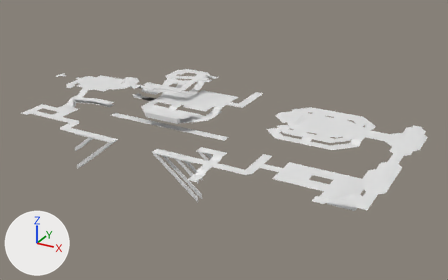
One commit to the FBX model Assets/Meshes/Environment/ModularKits/Encounter_001/Encounter_001_Floor_BaseMesh.fbx: the scene before it, then after it.
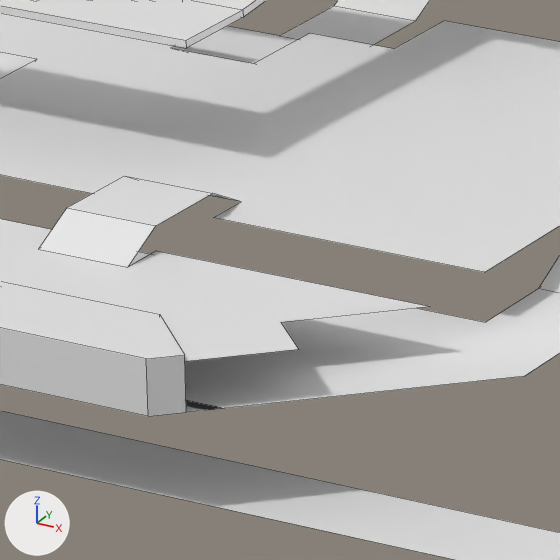
Old and new are each drawn whole from a 50 mm camera at (58.5, -312.4, 91.5) aimed at (-64.5, -88.7, -20.3) and again close up on the part from 37% to 47% of the width and 32% to 49% of the height. Arrows for +X, +Y and +Z are at lower left; the lights stay in place. The close-ups show mesh edges as thin lines. Where no turn or scale is listed for an object, it has been applied to the vertices.

In view in the first close-up: 'Encounter_001_Floor_BaseMesh'.
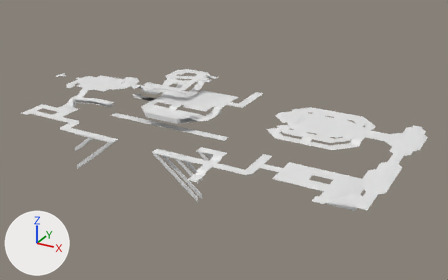
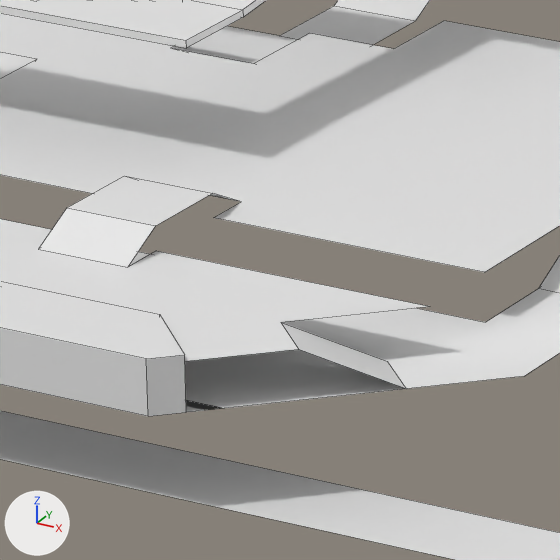
Boxes [x1, y1, x2, y2] around the edits, measured in the close-ups (560 x 560 px):
part 1 of me_encounter_001_floor_basemesh, added
    after: [281, 322, 406, 389]

The change in detail:
me_encounter_001_floor_basemesh has 649 vertices, 219 faces and spans x -55.0..135.0, y -45.0..55.0, z -22.0..8.0.
me_encounter_001_floor_basemesh is used by ob_encounter_001_floor_basemesh; location (-115.08, -96.72, -8.14).
Verts and faces of me_encounter_001_floor_basemesh; kept vertices keep their numbers, new ones are numbered from 649.
Before the commit, vertices of me_encounter_001_floor_basemesh: 76 (39.0, -3.0, 1.0) at pixel (280, 322), 291 (41.0, -5.0, 1.0) at pixel (298, 349).
me_encounter_001_floor_basemesh no longer uses material mat_material_022 (white #e7e7e7).
me_encounter_001_floor_basemesh no longer uses material mat_material_032 (white #e7e7e7).
Part 1, on me_encounter_001_floor_basemesh:
New vertex 649 is at (42.0, 0.0, -1.0), pixel (387, 361).
New vertex 650 is at (44.0, -2.0, -1.0), pixel (406, 388).
New faces: (76, 291, 650, 649).
